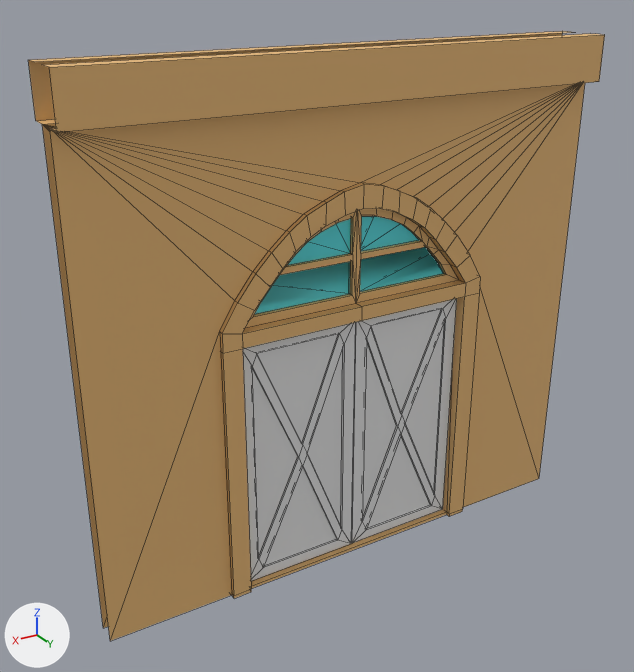
Two versions of the FBX model Dead By Christmas/Assets/Models/Wall_Door.fbx, one commit apart.
One viewpoint serves both versions: a camera (50 mm lens) standing at (1.83, 7.2, 6.48) and looking at (-2.65, -0.26, 2.74). Lighting does not change. The marker at lower left points along +X, +Y and +Z. Mesh edges are drawn as thin lines. Where no turn or scale is listed for an object, it has been applied to the vertices.

Names of what the first picture shows: 'Door1', 'Door2', 'Wall_Door', 'Wall_DoorFrame'.
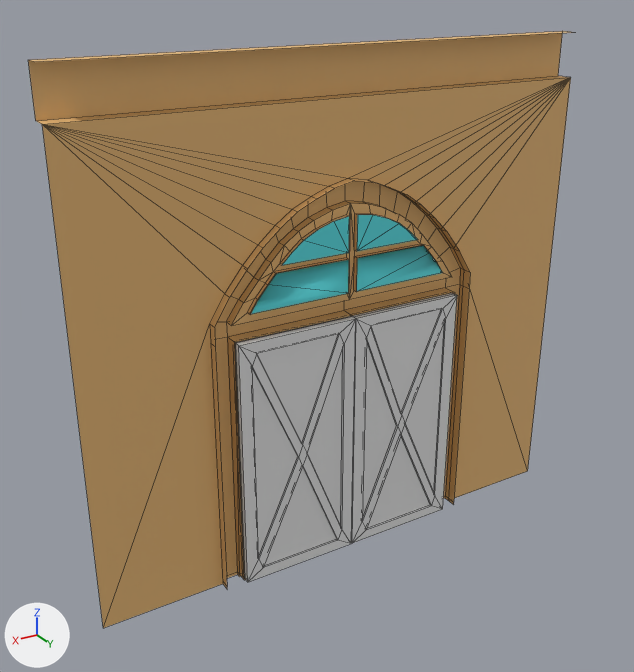
Changed parts and their boxes (x1, y1, x2, y2) in the pictures (634 x 672 px):
```json
{"object": "Wall_Door", "change": "reshaped", "before": [28, 31, 605, 641], "after": [28, 31, 572, 628]}
{"object": "Wall_DoorFrame", "change": "reshaped", "before": [220, 183, 480, 598], "after": [210, 179, 470, 588]}
{"part": 1, "of": "me_plane_006", "change": "deleted", "before": [220, 183, 480, 598], "on screen": "brown"}
{"part": 2, "of": "me_plane_000", "change": "deleted", "before": [44, 34, 605, 641], "on screen": "brown"}
```

Edits to the scene script, one JSON object a line:
```json
{"block": "me_plane_006", "where": "# used by ob_wall_doorframe; location = (-1.39, -0.11, 0.0)"}
{"op": "remove", "block": "me_plane_006", "code": "me_plane_006.from_pydata(...)  # 284 vertices, 300 faces; spans x -3.23..0.0, y -0.18..0.18, z 0.0..4.42"}
{"op": "add", "block": "me_plane_006", "code": "me_plane_006.from_pydata(...)  # 162 vertices, 150 faces; spans x -3.23..0.0, y -0.18..0.0, z 0.0..4.42"}
{"block": "me_plane_006", "change": "me_plane_006 part 1"}
{"block": "me_plane_006", "change": "122 vertices are removed from x -3.23..0.0, y 0.01..0.18, z 0.0..4.42"}
{"block": "me_plane_006", "change": "150 faces are deleted"}
{"block": "me_plane_000", "where": "me_plane_000.from_pydata(...)  # 58 vertices, 44 faces; spans x -6.0..0.0, y -0.31..0.31, z 0.0..5.72"}
{"block": "me_plane_000", "where": "# used by ob_wall_door; location = (0.0, -0.11, 0.0)"}
{"block": "me_plane_000", "change": "me_plane_000 part 2: the loose piece of 29 vertices spanning x -6.0..0.0, y 0.11..0.31, z 0.0..5.72 is deleted"}
```
